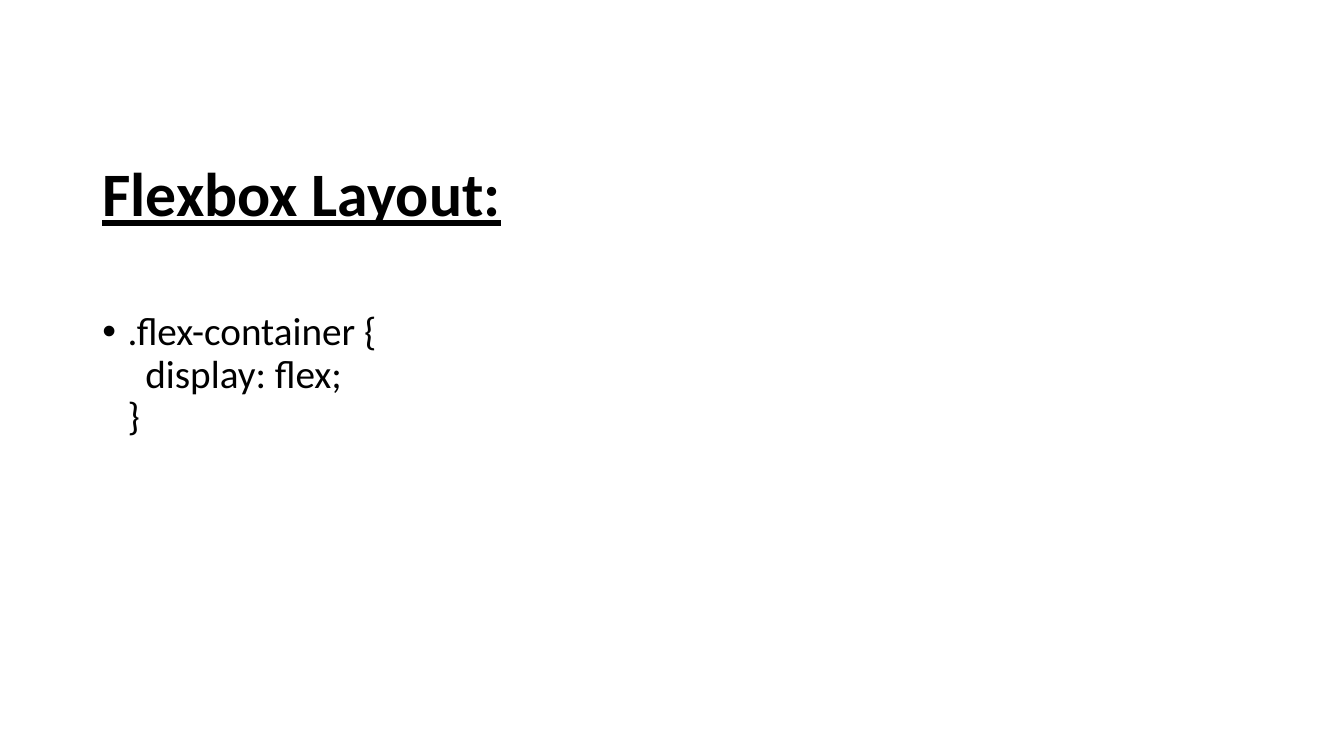
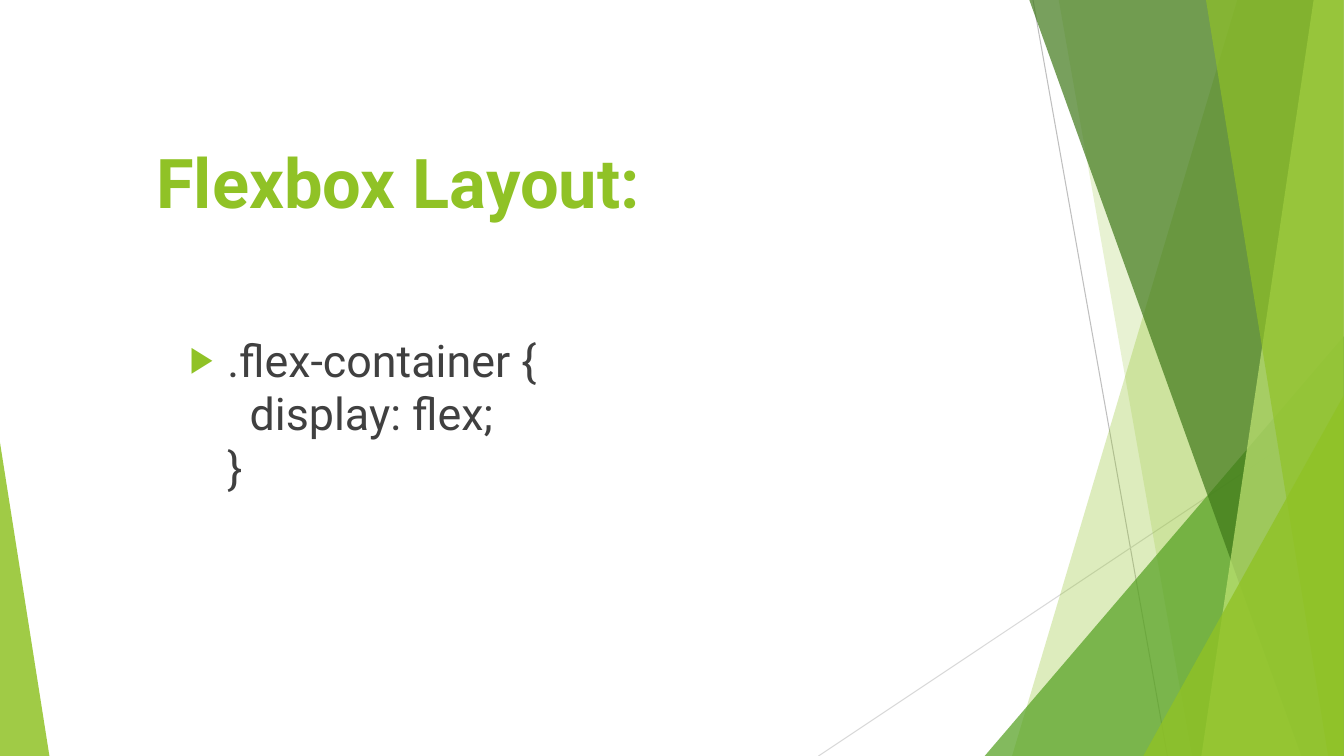
Before and after one commit to joeSuchan/flexboxProject, a slide deck: slide 6 of FlexBox 1D.pptx (slide 5 before the commit). Drawn at 1344x756 pixels with LibreOffice and Linux fonts; fonts in the diff are those of the drawing. Boxes give left, top, right and bottom in pixels: in the first picture for what was removed or moved away, otherwise in the second. Text is boxed around its words. In the diff, an @@ line names an element or a change of style, - is before the commit and + after.

```diff
--- a/FlexBox 1D.pptx
+++ b/FlexBox 1D.pptx
@@ title "Flexbox Layout:": place and size @@
-title "Flexbox Layout:" at [102, 172, 501, 226]
+title "Flexbox Layout:" at [156, 156, 640, 223]
@@ title "Flexbox Layout:" at [156, 156, 640, 223]: size 44.1 to 49 pt, font Calibri to Roboto, text colour #000000 to #90C226, underline off; line spacing 0.9 to 1; vertical alignment middle to top @@
@@ text ".flex-container { display: flex; }": place and size @@
-text ".flex-container { display: flex; }" at [128, 318, 356, 395]
+text ".flex-container { display: flex; }" at [227, 343, 510, 440]
@@ text ".flex-container { display: flex; }" at [227, 343, 510, 440]: size 28 to 32 pt, font Calibri to Roboto, text colour #000000 to #404040; bullet • to ▶; line spacing 0.9 to 1 @@
@@ group added at [0, 0, 1344, 756]: 5 freeform shapes, 3 triangles, 2 lines @@
```
Also in this commit, not shown: 26 other slides changed, 2 slides added.
